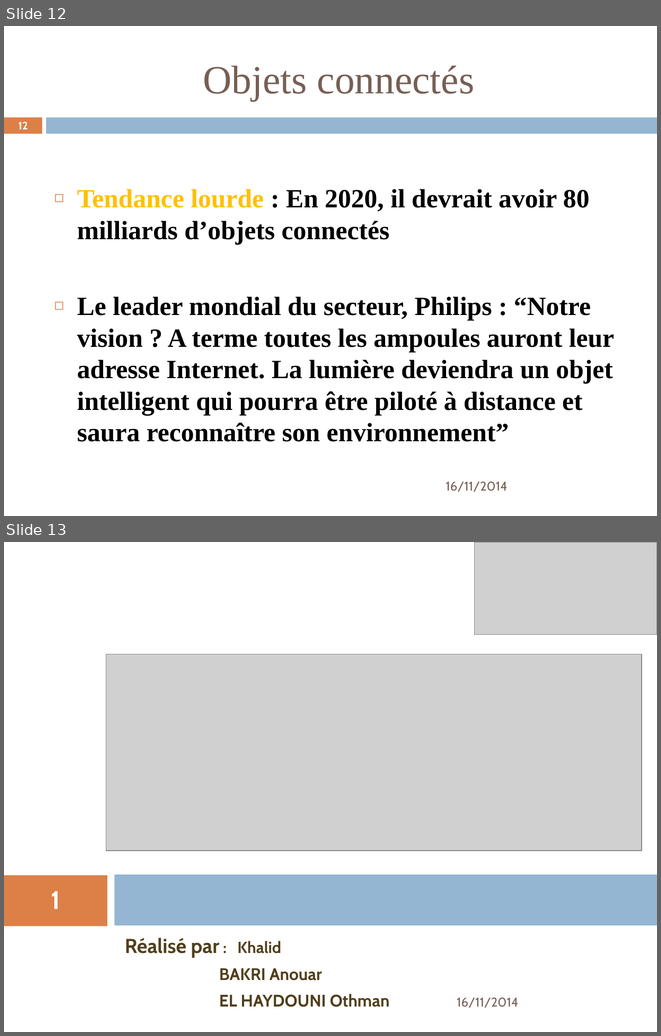
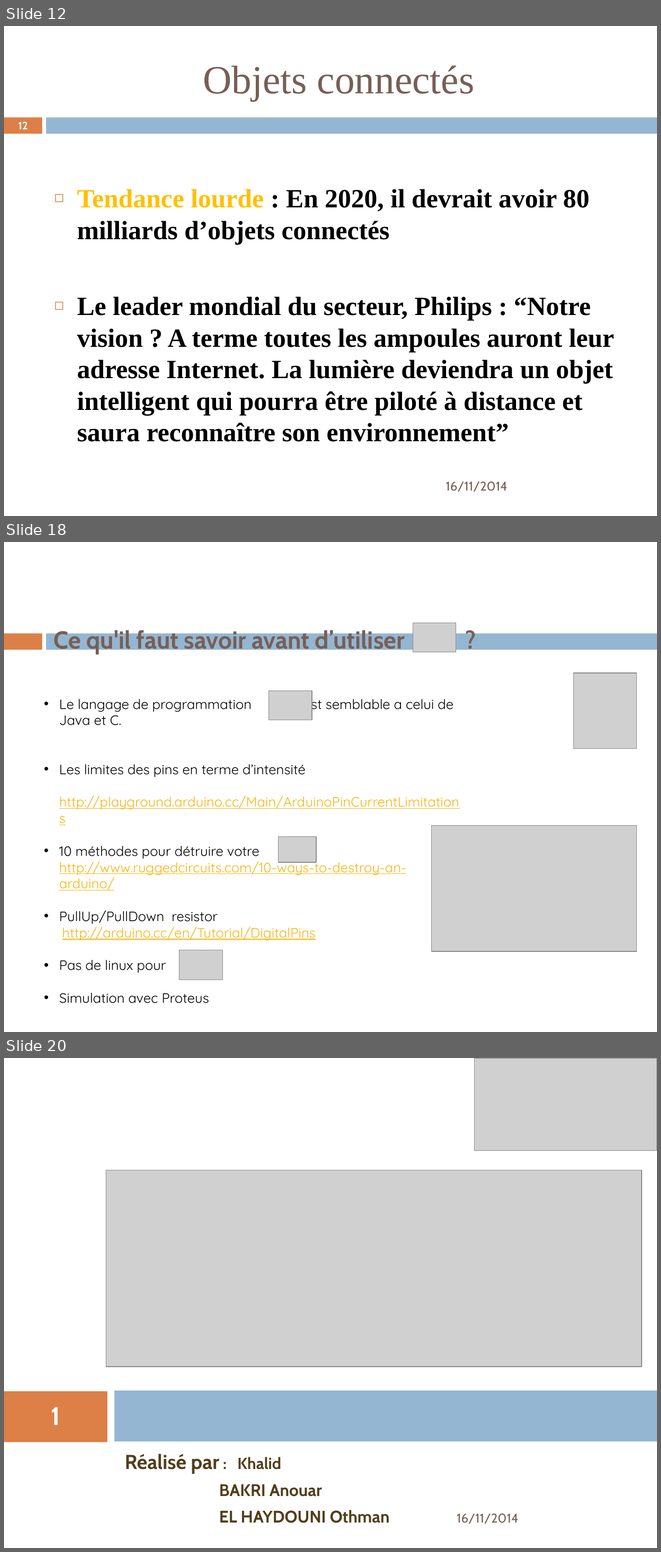
Before and after one commit to anouarattn/DIY-IoT-PresentationEnset-17-11-2014, a slide deck: IoT-VersionFinal-ELHAYDOUNI_Othman (2).pptx. Shown one above the other, each under a label of ours: slides 12 and 13 before the commit, slides 12, 18 and 20 after it; the slides between them are not shown. The pictures are 661x1036 and 661x1552 pixels, drawn with LibreOffice and Linux fonts; fonts in the diff are those of the drawing; grey boxes stand for pictures; background and template pictures are left out. Boxes give left, top, right and bottom in pixels: in the first picture for what was removed or moved away, otherwise in the second. Text is boxed around its words. In the diff, an @@ line names an element or a change of style, - is before the commit and + after.

```diff
--- a/IoT-VersionFinal-ELHAYDOUNI_Othman (2).pptx
+++ b/IoT-VersionFinal-ELHAYDOUNI_Othman (2).pptx
@@ slide 18 added at [4, 542, 657, 1032], background #FFFFFF; not listed: 2 template elements that a slide beside it also shows @@
@@ title added at [53, 628, 405, 654], 27 pt, text #775F55, bold @@
+Ce qu'il faut savoir avant d’utiliser ?
@@ picture added at [413, 623, 456, 652] @@
@@ picture added at [573, 673, 637, 749] @@
@@ text added at [59, 695, 459, 1003], 15 pt, text #000000 @@
+• Le langage de programmation est semblable a celui de Java et C.
+• Les limites des pins en terme d’intensité
+  http://playground.arduino.cc/Main/ArduinoPinCurrentLimitations
+• 10 méthodes pour détruire votre
+  http://www.ruggedcircuits.com/10-ways-to-destroy-an-arduino/
+• PullUp/PullDown resistor
+http://arduino.cc/en/Tutorial/DigitalPins
+• Pas de linux pour
+• Simulation avec Proteus
@@ picture added at [269, 691, 312, 720] @@
@@ picture added at [432, 826, 637, 951] @@
@@ picture added at [278, 837, 316, 862] @@
@@ picture added at [179, 950, 222, 979] @@
@@ what was slide 13 is now slide 20 @@
```
Also in this commit, not shown: 1 slide changed, 6 other slides added.
